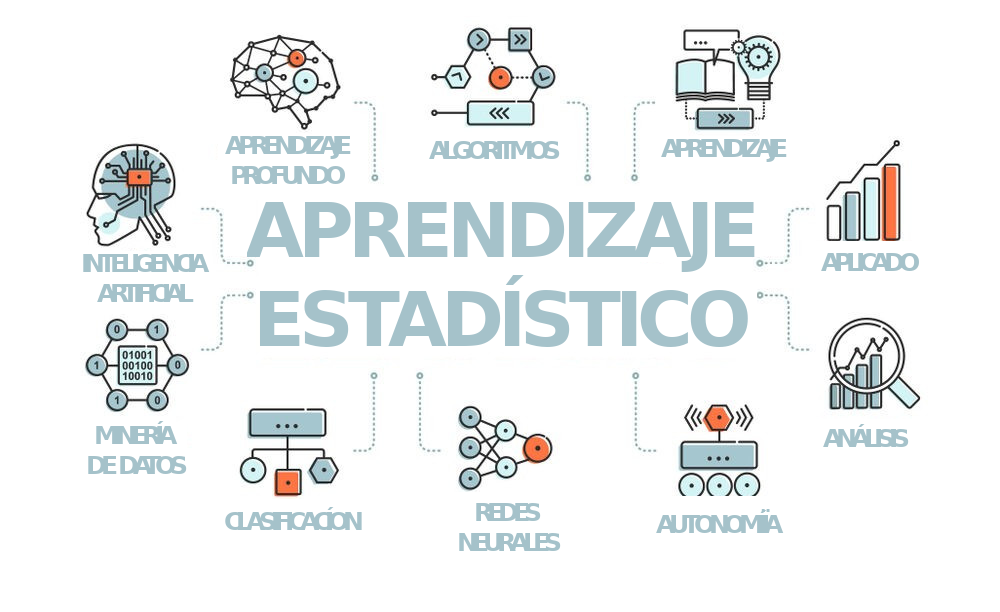
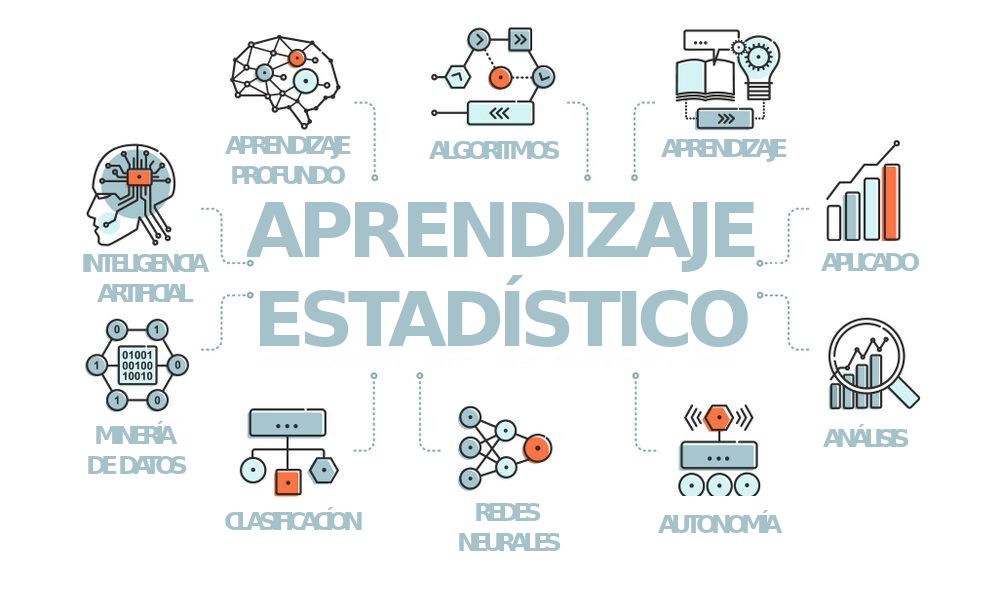
The second 1000 × 612 image is a revision of the first. Changes to its layers:
renamed "AUTONOMÍÏA" to "AUTONOMÍA", painted on it over box(656, 509, 784, 533)
